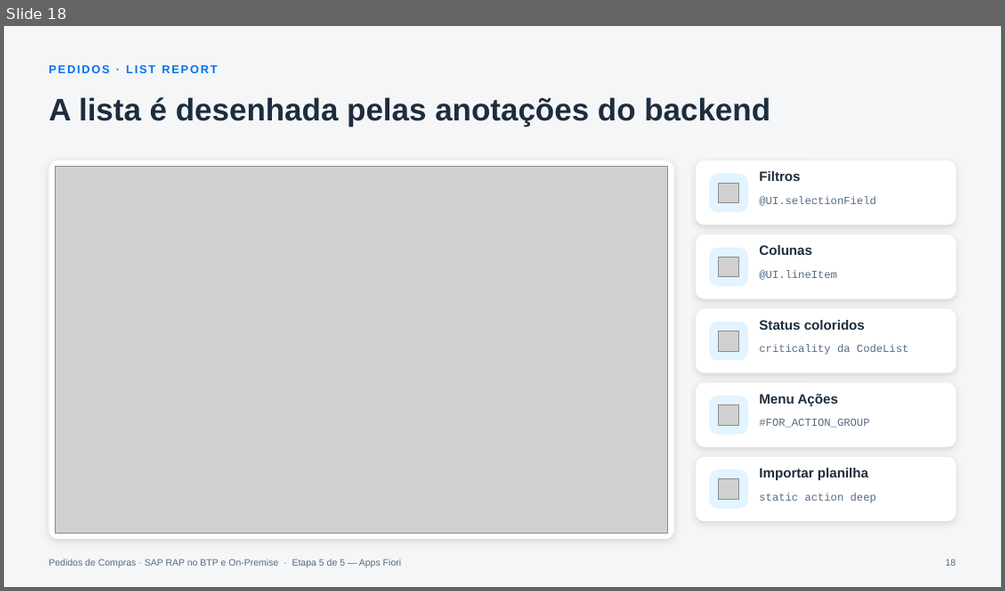
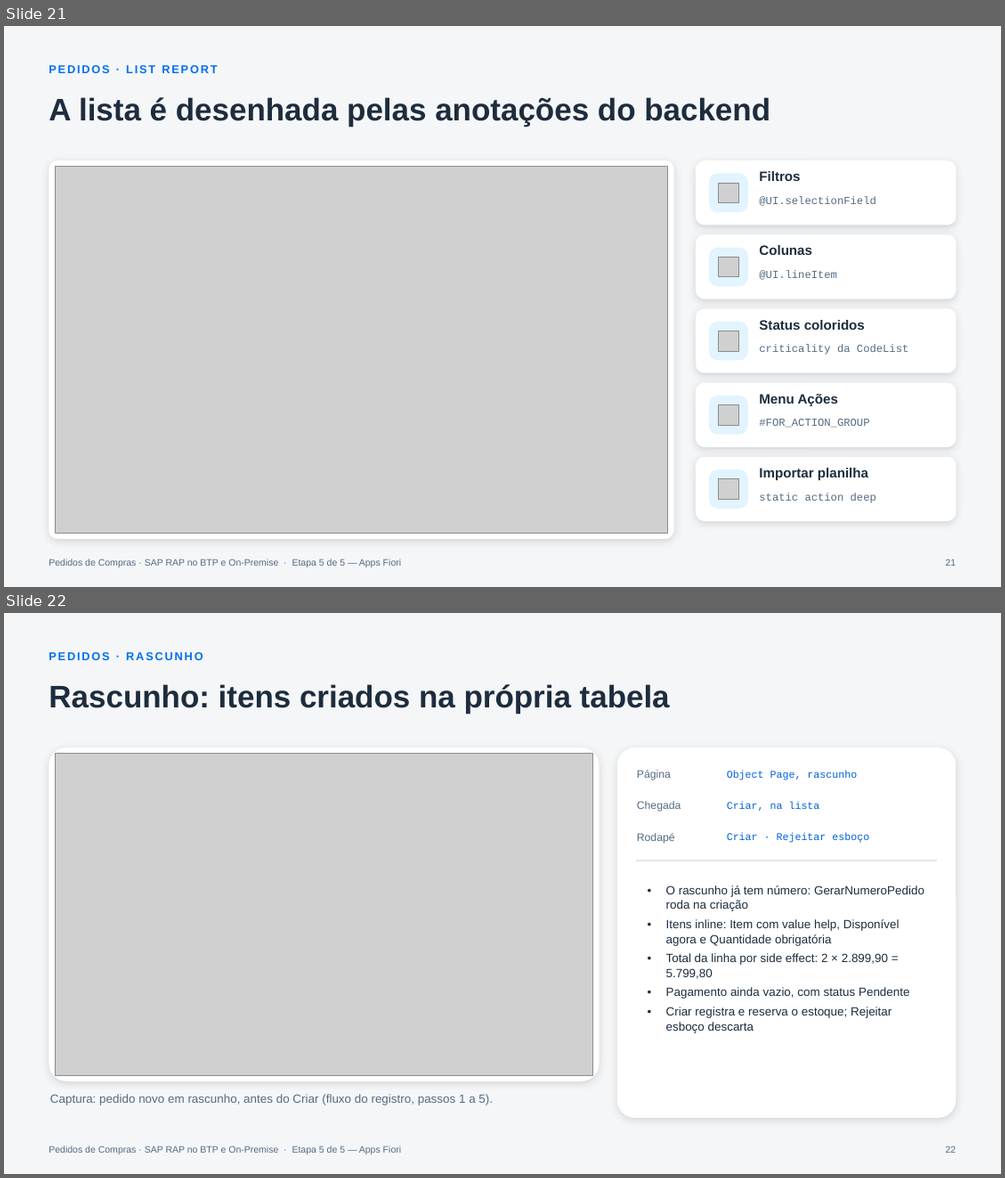
Before and after one commit to AdrianoBispo/sap-abap-rap-pedidos-de-compras-app, a slide deck: docs/apresentacoes/05-apps-fiori.pptx. Shown one above the other, each under a label of ours: slide 18 before the commit, slides 21 and 22 after it. The pictures are 1005x591 and 1005x1178 pixels, drawn with LibreOffice and Linux fonts; fonts in the diff are those of the drawing; grey boxes stand for pictures. Boxes give left, top, right and bottom in pixels: in the first picture for what was removed or moved away, otherwise in the second. Text is boxed around its words. In the diff, an @@ line names an element or a change of style, - is before the commit and + after.

```diff
--- a/docs/apresentacoes/05-apps-fiori.pptx
+++ b/docs/apresentacoes/05-apps-fiori.pptx
@@ slide 22 added at [4, 613, 1001, 1174], background #F5F6F7; not listed: 1 template element that a slide beside it also shows @@
@@ text added at [48, 652, 203, 660], 11 pt, text #0070F2, bold @@
+PEDIDOS · RASCUNHO
@@ title added at [48, 684, 670, 714], 30 pt, text #1D2D3E, bold @@
+Rascunho: itens criados na própria tabela
@@ rounded rectangle added at [48, 747, 599, 1081], fill #FFFFFF @@
@@ picture added at [55, 754, 593, 1075] @@
@@ rounded rectangle added at [617, 747, 956, 1118], fill #FFFFFF @@
@@ text added at [637, 770, 671, 780], 10.5 pt, text #556B82 @@
+Página
@@ text added at [727, 771, 857, 780], 10 pt, text #0064D9 @@
+Object Page, rascunho
@@ text added at [637, 801, 680, 811], 10.5 pt, text #556B82 @@
+Chegada
@@ text added at [727, 802, 820, 811], 10 pt, text #0064D9 @@
+Criar, na lista
@@ text added at [637, 833, 675, 844], 10.5 pt, text #556B82 @@
+Rodapé
@@ text added at [727, 833, 869, 843], 10 pt, text #0064D9 @@
+Criar · Rejeitar esboço
@@ line added from (636, 860) to (938, 860), #E5E5E5 1 pt @@
@@ text added at [666, 885, 924, 1033], 11.5 pt, text #1D2D3E @@
+• O rascunho já tem número: GerarNumeroPedido roda na criação
+• Itens inline: Item com value help, Disponível agora e Quantidade obrigatória
+• Total da linha por side effect: 2 × 2.899,90 = 5.799,80
+• Pagamento ainda vazio, com status Pendente
+• Criar registra e reserva o estoque; Rejeitar esboço descarta
@@ rounded rectangle added at [48, 1090, 599, 1120], 11.5 pt, text #556B82 @@
+Captura: pedido novo em rascunho, antes do Criar (fluxo do registro, passos 1 a 5).
@@ page number added at [946, 1145, 956, 1152], 9 pt, text #556B82 @@
+22
@@ what was slide 18 is now slide 21 @@
@@ page number at [946, 558, 956, 565]: text changed @@
-18
+21
```
Also in this commit, not shown: 11 other slides added.
